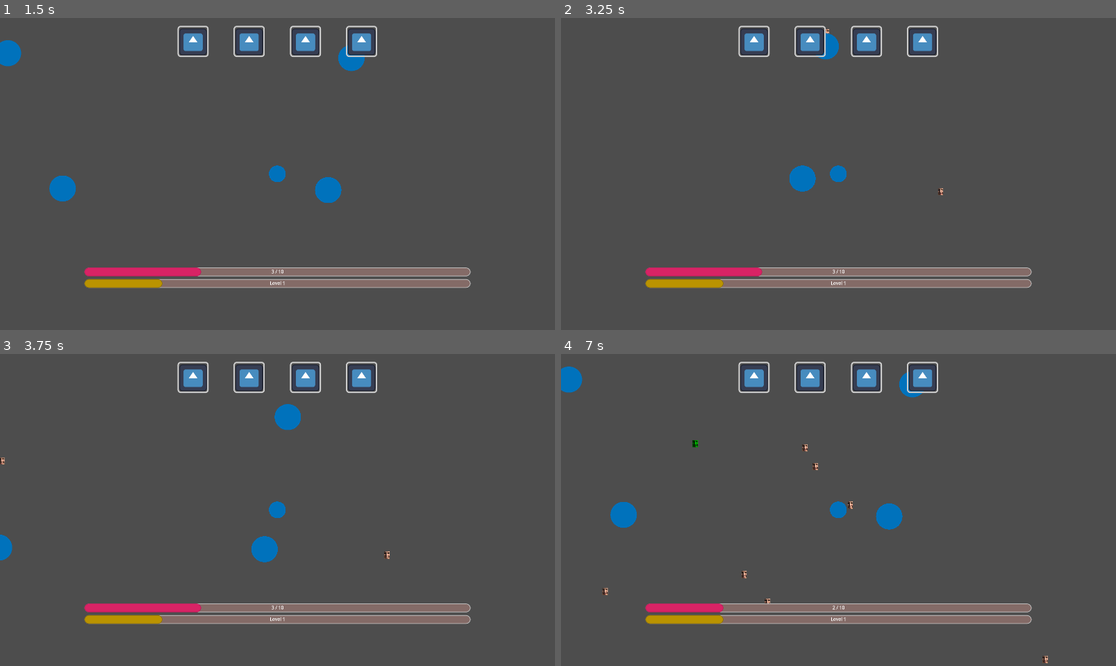
Above: before the commit, frames 1-4 (two rows, left to right).
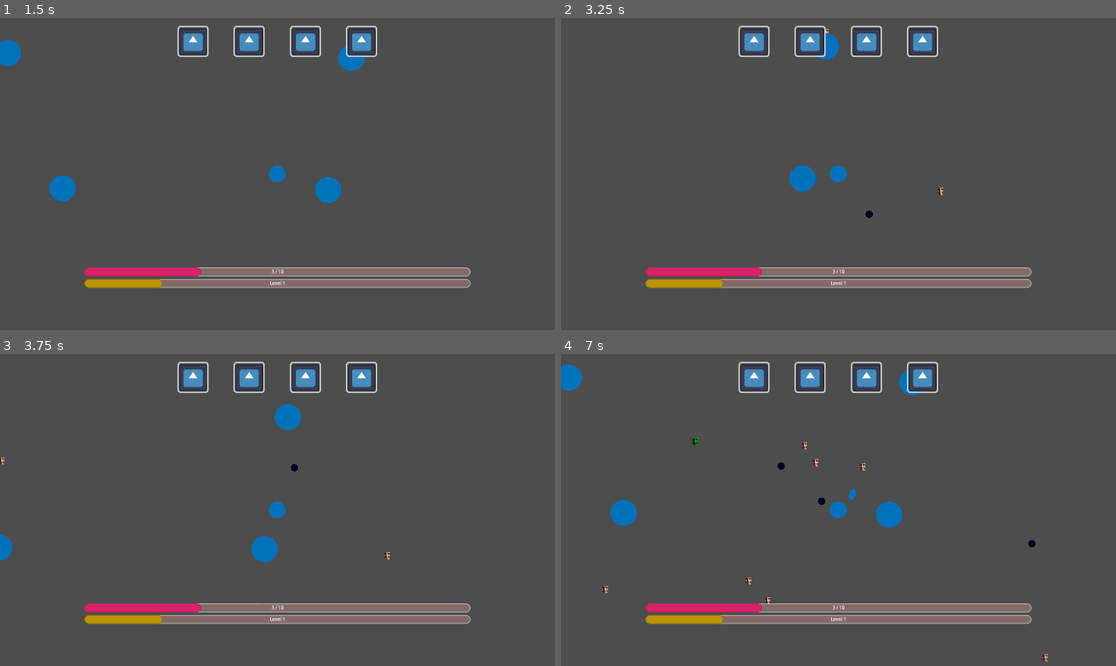
Above: after the commit, the same moments.

Repository: anxapa/mushroom-survive-her
Game: Godot game, scene res://Scenes/main_scene.tscn
Two runs of this game, one before a commit and one after it. Both use one fixed random seed, a clock stepped at 60 frames per second and the inputs below. The engine's default icon, where the game draws it, is replaced by a stand-in: a white triangle on a blue panel in a dark square.
Inputs:
- Up to frame 1 (1.5 s): tap Enter at 0.5 s; hold Right (ui_right) 0.53-1.28 s; hold Down (ui_down) from 1.28 s (still down)
- Up to frame 2 (3.25 s): release Down (ui_down) at 2.03 s; hold Right (ui_right) 2.03-2.78 s; hold Up (ui_up) from 2.78 s (still down)
- Up to frame 3 (3.75 s): release Up (ui_up) at 3.53 s; hold Left (ui_left) from 3.53 s (still down)
- Up to frame 4 (7 s): release Left (ui_left) at 5.03 s; hold Down (ui_down) 5.03-5.78 s; hold Right (ui_right) 5.78-6.53 s; hold Up (ui_up) from 6.53 s (still down)

Frame 1 is identical in both runs. In frame 2, less than 0.1% of the frame differs, in the area x 47-69%, y 3-65%; in frame 3, less than 0.1%; in frame 4, 0.8%, in the area x 0-88%, y 3-100%.

Commit message:
Added shooter mob functionality
- Added shoot function to shooter mob
- Added move function to shooter mob
- Added move_target to Enemy superclass.

Diff:
--- a/Scenes/Enemy/Shooter Bullet.tscn
+++ b/Scenes/Enemy/Shooter Bullet.tscn
@@ -7,6 +7,7 @@
 radius = 12.8062
 
 [node name="Shooter Bullet" type="Node2D"]
+modulate = Color(0.624797, 0, 0.16587, 1)
 top_level = true
 script = ExtResource("1_ph5j6")
 speed = 500
--- a/Scripts/Enemy/enemy.gd
+++ b/Scripts/Enemy/enemy.gd
@@ -16,6 +16,7 @@
 var resolution = DisplayServer.window_get_size()
 var current_health := max_health
 var player = GameManager.get_player()
+@onready var move_target = player.global_position
 var contact_damage
 
 func _ready() -> void:
@@ -27,8 +28,8 @@
 
 func _physics_process(delta: float) -> void:
 	if can_move:
-		global_position = global_position.move_toward(player.global_position, speed * delta)
-
+		global_position = global_position.move_toward(move_target, speed * delta)
+	move_target = player.global_position
 func take_damage(damage: float) -> void:
 	current_health -= damage
 
--- a/Scripts/Enemy/shooter_mob.gd
+++ b/Scripts/Enemy/shooter_mob.gd
@@ -1,5 +1,8 @@
 extends Enemy
-const bullet = preload("res://Scenes/Enemy/Shooter Bullet.tscn")
+const bullet_scene = preload("res://Scenes/Enemy/Shooter Bullet.tscn")
+var bullet_damage = 1
+var cooldown = 0
+var cooldown_time = 5
 func _ready() -> void:
 	super()
 	contact_damage = 1
@@ -7,11 +10,20 @@
 func _physics_process(delta: float) -> void:
 	if not (player.global_position - global_position).length() < 400:
 		super(delta)
-	else:
-		move_and_shoot(delta)
+	elif (player.global_position - global_position).length() < 200:
+		move_target = -(player.global_position - global_position) + global_position
+		super(delta)
+	elif cooldown <= 0:
+		shoot(delta)
+	cooldown -= delta
 
 func make_brute() -> void:
-	pass
+	bullet_damage *= 2
 
-func move_and_shoot(delta: float) -> void:
-	pass
+func shoot(delta: float) -> void:
+	var bullet = bullet_scene.instantiate()
+	add_child(bullet)
+	bullet.global_position = global_position
+	bullet.damage_amount = bullet_damage
+	bullet.set_direction(player.global_position - global_position)
+	cooldown = cooldown_time
Not shown: 1 places in Scenes/main_scene.tscn that only renumber resources
